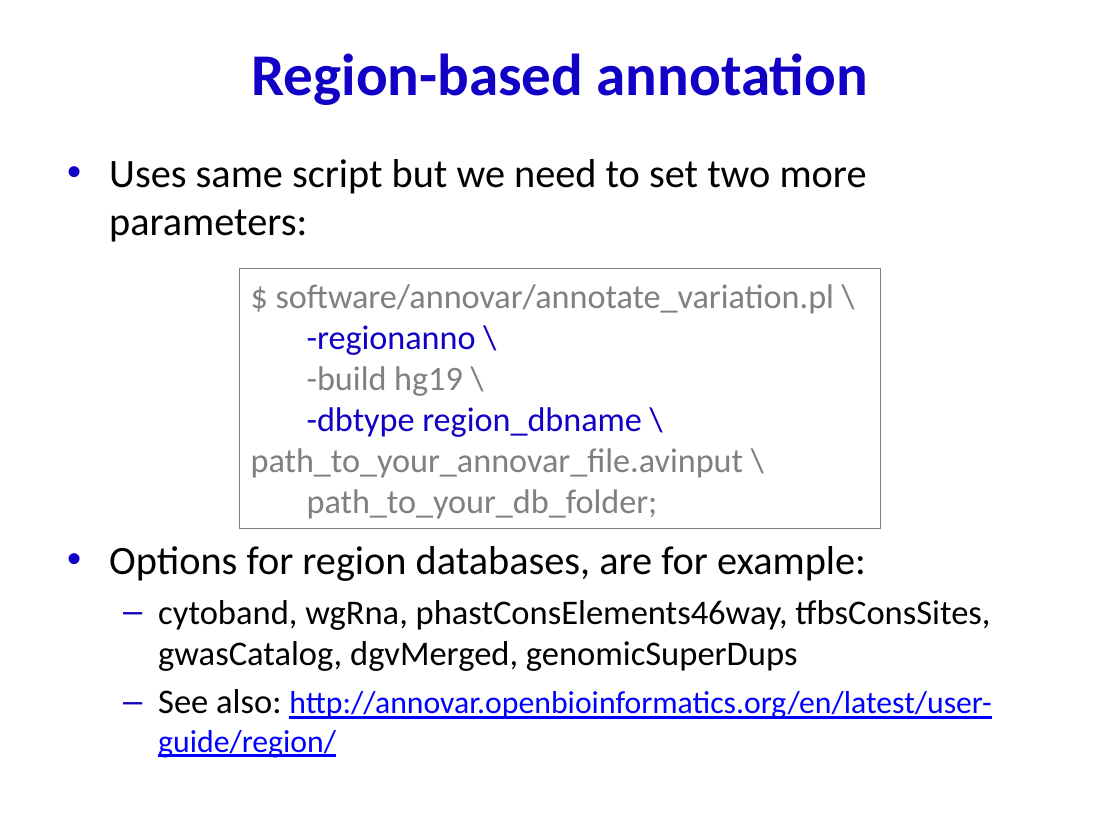
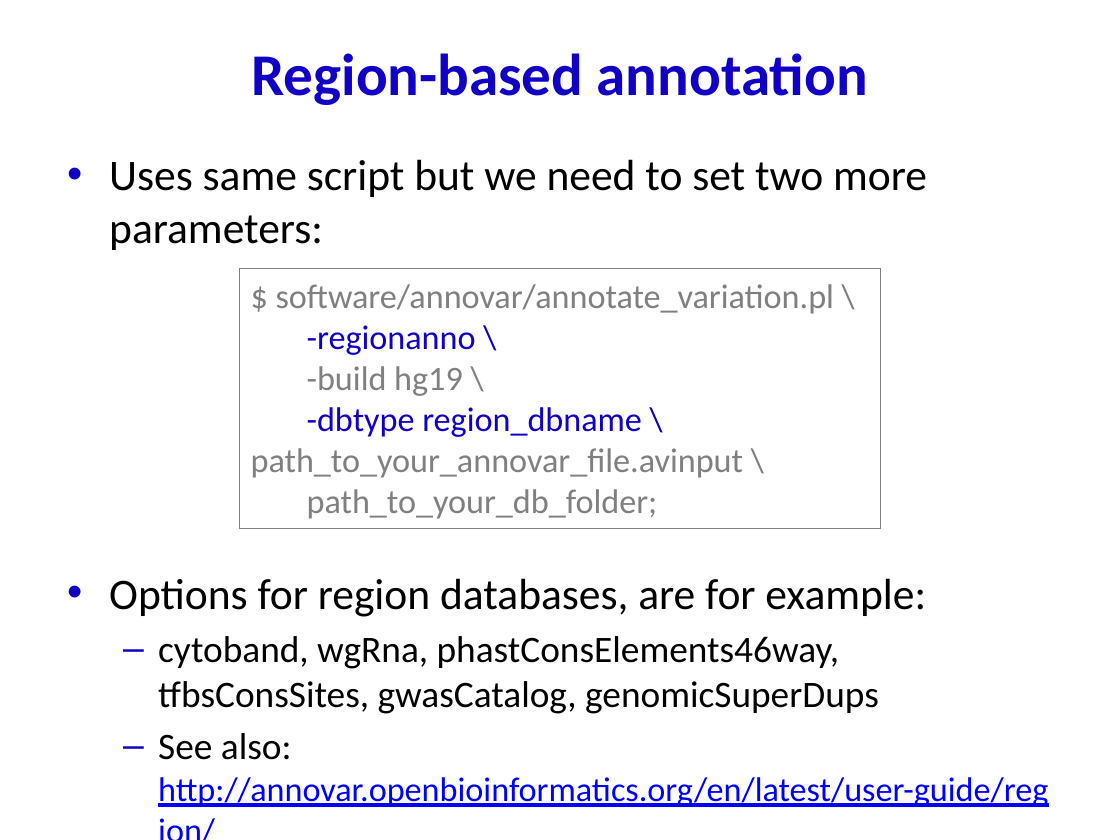
Before and after one commit to bioinformatics-core-shared-training/cruk-summer-school-2017, a slide deck: slide 8 of Day3/practical_annotatingSNVs.pptx (slide 7 before the commit). Drawn at 1120x840 pixels with LibreOffice and Linux fonts; fonts in the diff are those of the drawing. Boxes give left, top, right and bottom in pixels: in the first picture for what was removed or moved away, otherwise in the second. Text is boxed around its words. In the diff, an @@ line names an element or a change of style, - is before the commit and + after.

```diff
--- a/Day3/practical_annotatingSNVs.pptx
+++ b/Day3/practical_annotatingSNVs.pptx
@@ text at [109,159,1048,807]: size 25.9 to 28 pt in "Uses same script but we need to ...", "Options for region databases, are for example:"; size 22.2 to 24 pt in "See also:"; size 20.4 to 22 pt in "http://annovar.openbioinformatics.org/en/latest/user-guide/r ..." @@
@@ text at [158,636,879,714]: text changed; size 22.2 to 24 pt @@
-  – cytoband, wgRna, phastConsElements46way, tfbsConsSites, gwasCatalog, dgvMerged, genomicSuperDups
+  – cytoband, wgRna, phastConsElements46way, tfbsConsSites, gwasCatalog, genomicSuperDups
```
Also in this commit, not shown: 4 other slides changed, 3 slides added, 2 slides removed.
